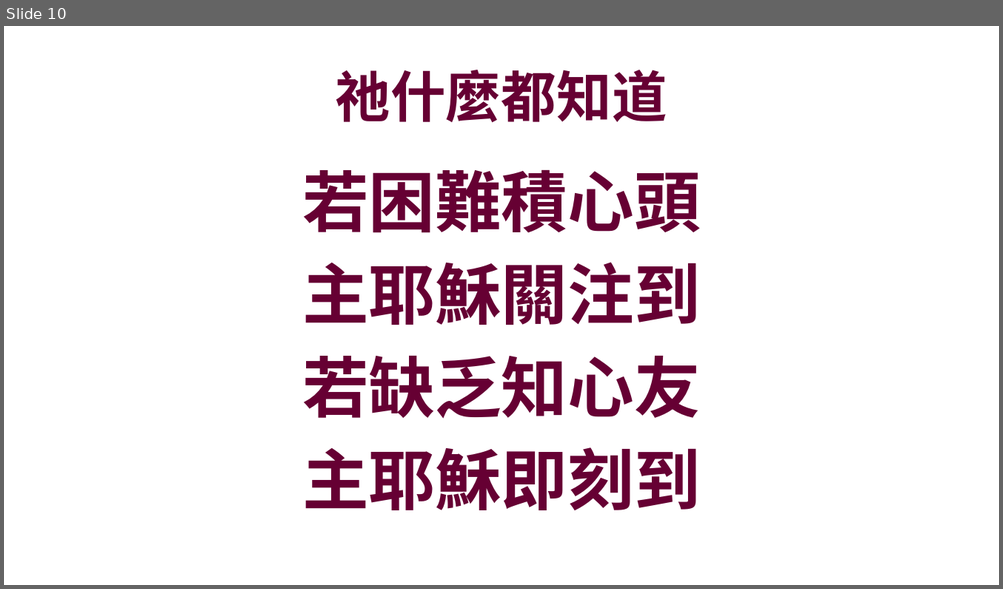
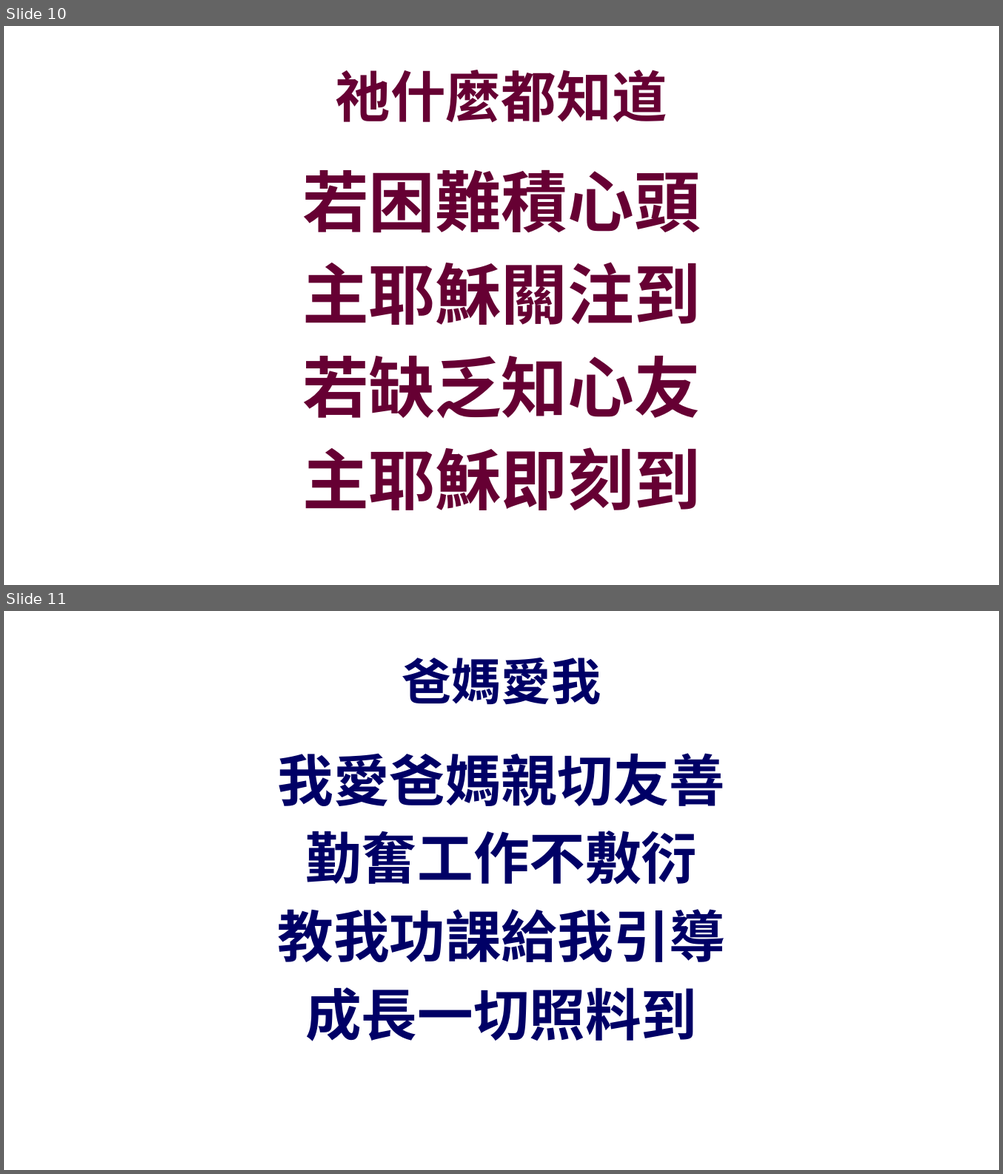
Before and after one commit to batisuoc/bible-school, a slide deck: 2020/6月.pptx. Shown one above the other, each under a label of ours: slide 10 before the commit, slides 10 and 11 after it. The pictures are 1003x589 and 1003x1174 pixels, drawn with LibreOffice and Linux fonts; fonts in the diff are those of the drawing; background and template pictures are left out. Boxes give left, top, right and bottom in pixels: in the first picture for what was removed or moved away, otherwise in the second. Text is boxed around its words. In the diff, an @@ line names an element or a change of style, - is before the commit and + after.

```diff
--- a/2020/6月.pptx
+++ b/2020/6月.pptx
@@ slide 11 added at (x1=4, y1=611, x2=999, y2=1170), background picture (left out) @@
@@ title added at (x1=402, y1=658, x2=601, y2=705), 48 pt, text #000066, bold @@
+爸媽愛我
@@ text added at (x1=278, y1=753, x2=726, y2=1042), 54 pt, text #000066, bold @@
+我愛爸媽親切友善
+勤奮工作不敷衍
+教我功課給我引導
+成長一切照料到
```
Also in this commit, not shown: 8 other slides added, 3 other files.
